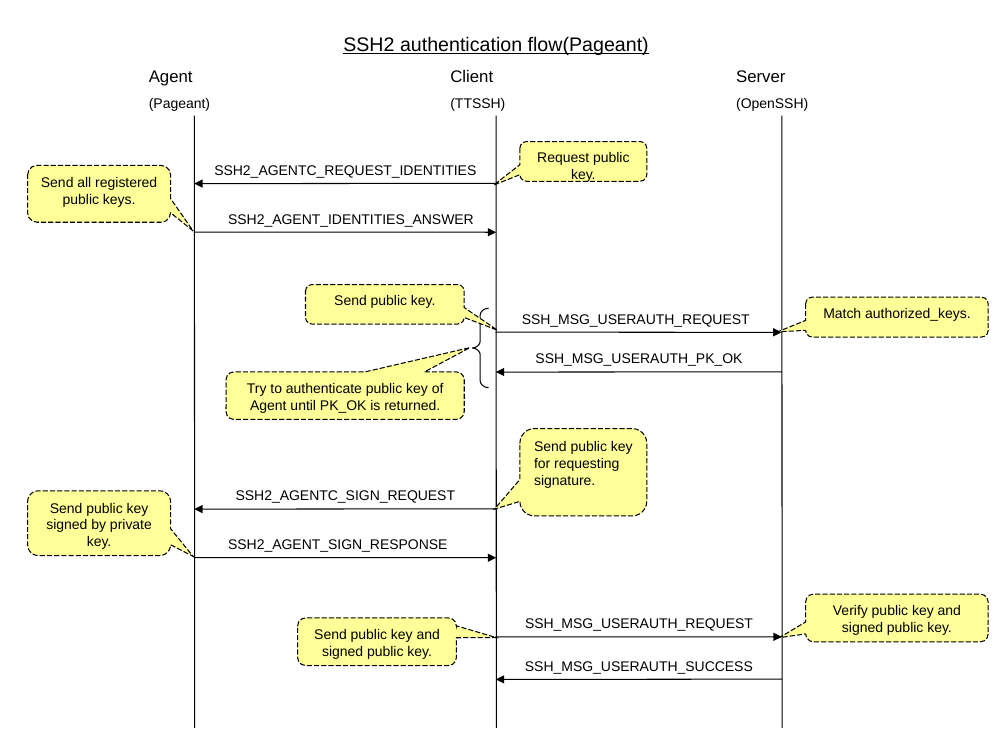
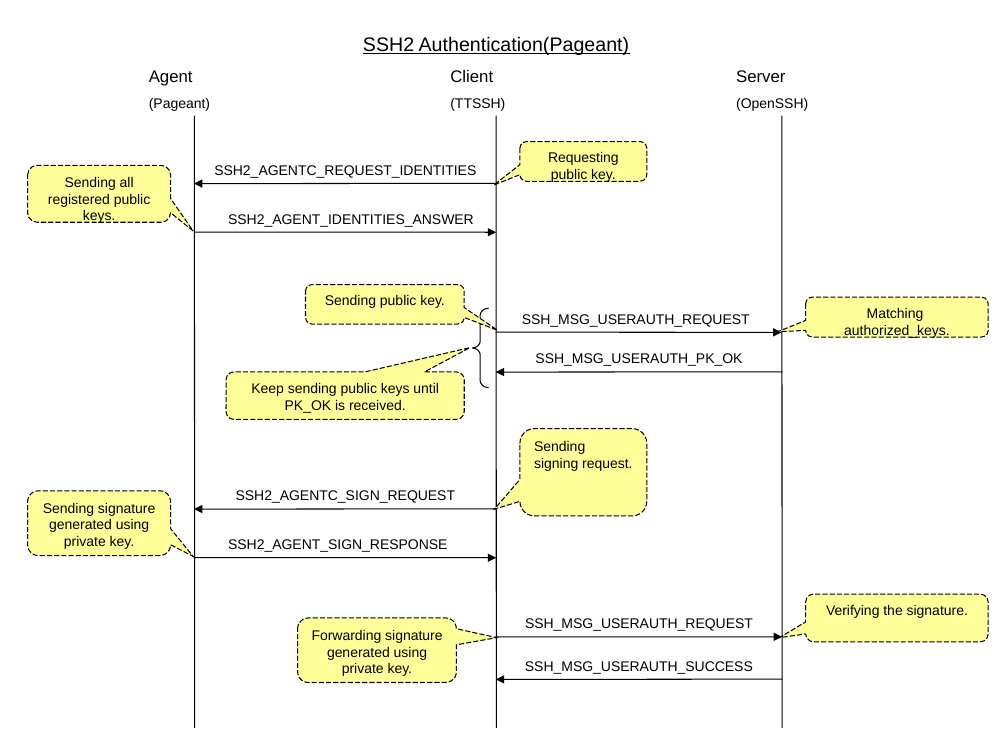
Before and after one commit to TeraTermProject/teraterm, a slide deck: slide 2 of doc/en/html/reference/image/ssh2_auth.ppt. Drawn at 1008x756 pixels with LibreOffice and Linux fonts; fonts in the diff are those of the drawing. Boxes give left, top, right and bottom in pixels: in the first picture for what was removed or moved away, otherwise in the second. Text is boxed around its words. In the diff, an @@ line names an element or a change of style, - is before the commit and + after.

```diff
--- a/doc/en/html/reference/image/ssh2_auth.ppt
+++ b/doc/en/html/reference/image/ssh2_auth.ppt
@@ title at bbox=[363, 36, 629, 55]: text changed @@
-SSH2 authentication flow(Pageant)
+SSH2 Authentication(Pageant)
@@ text in rounded speech box at bbox=[48, 177, 150, 224]: text changed @@
-Send all registered public keys.
+Sending all registered public keys.
@@ text in rounded speech box at bbox=[548, 152, 619, 183]: text changed @@
-Request public key.
+Requesting public key.
@@ text in rounded speech box at bbox=[325, 295, 445, 308]: text changed @@
-Send public key.
+Sending public key.
@@ text in rounded speech box at bbox=[844, 308, 949, 338]: text changed @@
-Match authorized_keys.
+Matching
+authorized_keys.
@@ text in rounded speech box at bbox=[251, 383, 439, 413]: text changed @@
-Try to authenticate public key of Agent until PK_OK is returned.
+Keep sending public keys until PK_OK is received.
@@ text in rounded speech box at bbox=[534, 441, 632, 471]: text changed @@
-Send public key for requesting signature.
+Sending signing request.
@@ text in rounded speech box at bbox=[43, 503, 155, 549]: text changed @@
-Send public key signed by private key.
+Sending signature generated using private key.
@@ rounded speech box "Forwarding signature generated using private ...": place and size @@
-rounded speech box "Forwarding signature generated using private ..." at bbox=[297, 618, 456, 665]
+rounded speech box "Forwarding signature generated using private ..." at bbox=[297, 618, 456, 682]
@@ rounded speech box "Forwarding signature generated using private ..." at bbox=[297, 618, 456, 682]: proportions changed @@
@@ text in rounded speech box at bbox=[826, 605, 968, 618]: text changed @@
-Verify public key and signed public key.
+Verifying the signature.
@@ text in rounded speech box at bbox=[312, 630, 442, 676]: text changed @@
-Send public key and signed public key.
+Forwarding signature generated using private key.
```
Also in this commit, not shown: 1 other slide changed, 28 other files.
